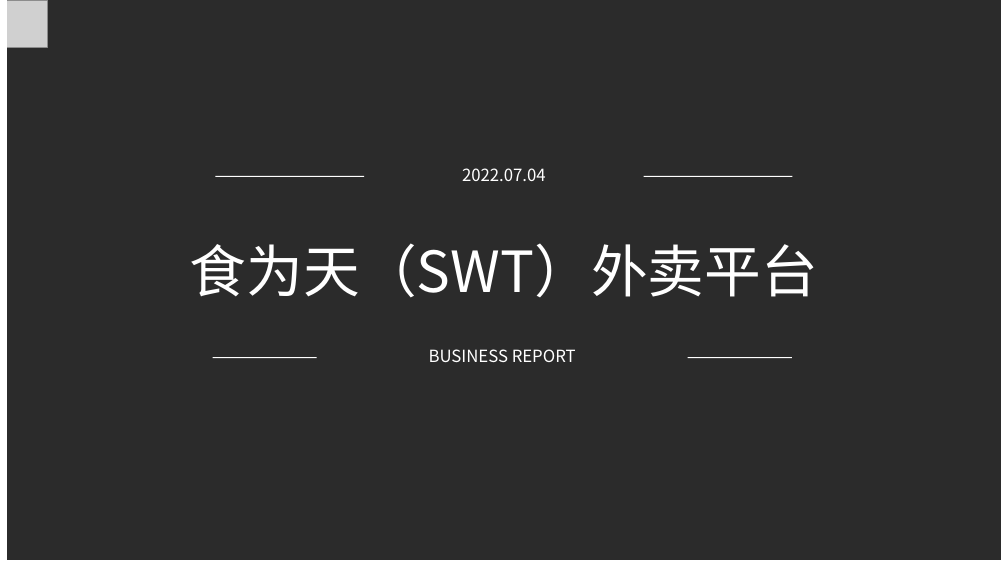
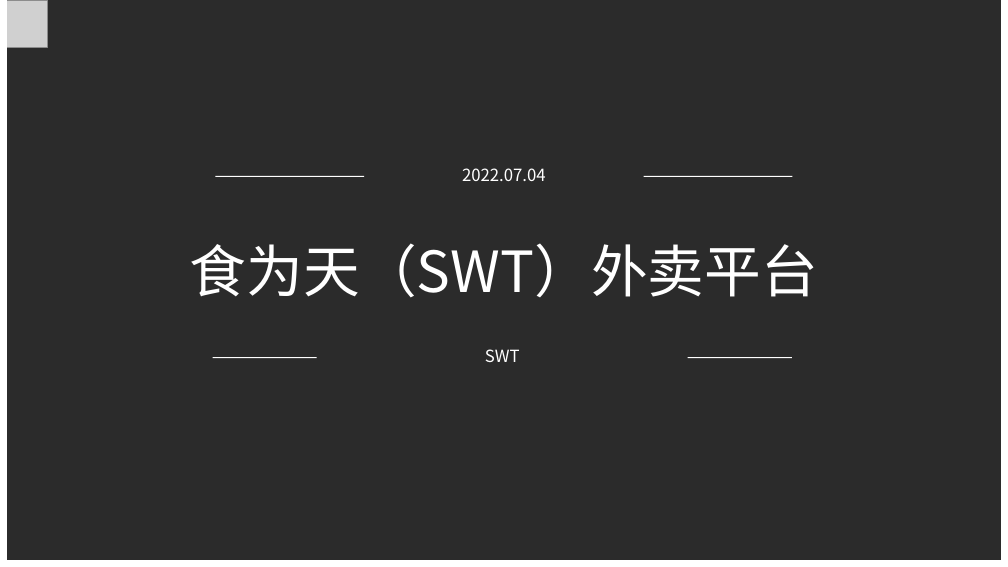
Before and after one commit to Wangzt670/swt, a slide deck: slide 1 of 项目待交付工件/D结项阶段/2.项目答辩.pptx. Drawn at 1008x567 pixels with LibreOffice and Linux fonts; fonts in the diff are those of the drawing; grey boxes stand for pictures; background and template pictures are left out; a plain dark background stands for a picture behind light text. Boxes give left, top, right and bottom in pixels: in the first picture for what was removed or moved away, otherwise in the second. Text is boxed around its words. In the diff, an @@ line names an element or a change of style, - is before the commit and + after.

```diff
--- a/项目待交付工件/D结项阶段/2.项目答辩.pptx
+++ b/项目待交付工件/D结项阶段/2.项目答辩.pptx
@@ text at <box>485,349,520,362</box>: text changed @@
-BUSINESS REPORT
+SWT
```
Also in this commit, not shown: 6 other slides changed, 14 slides added, 4 slides removed.
